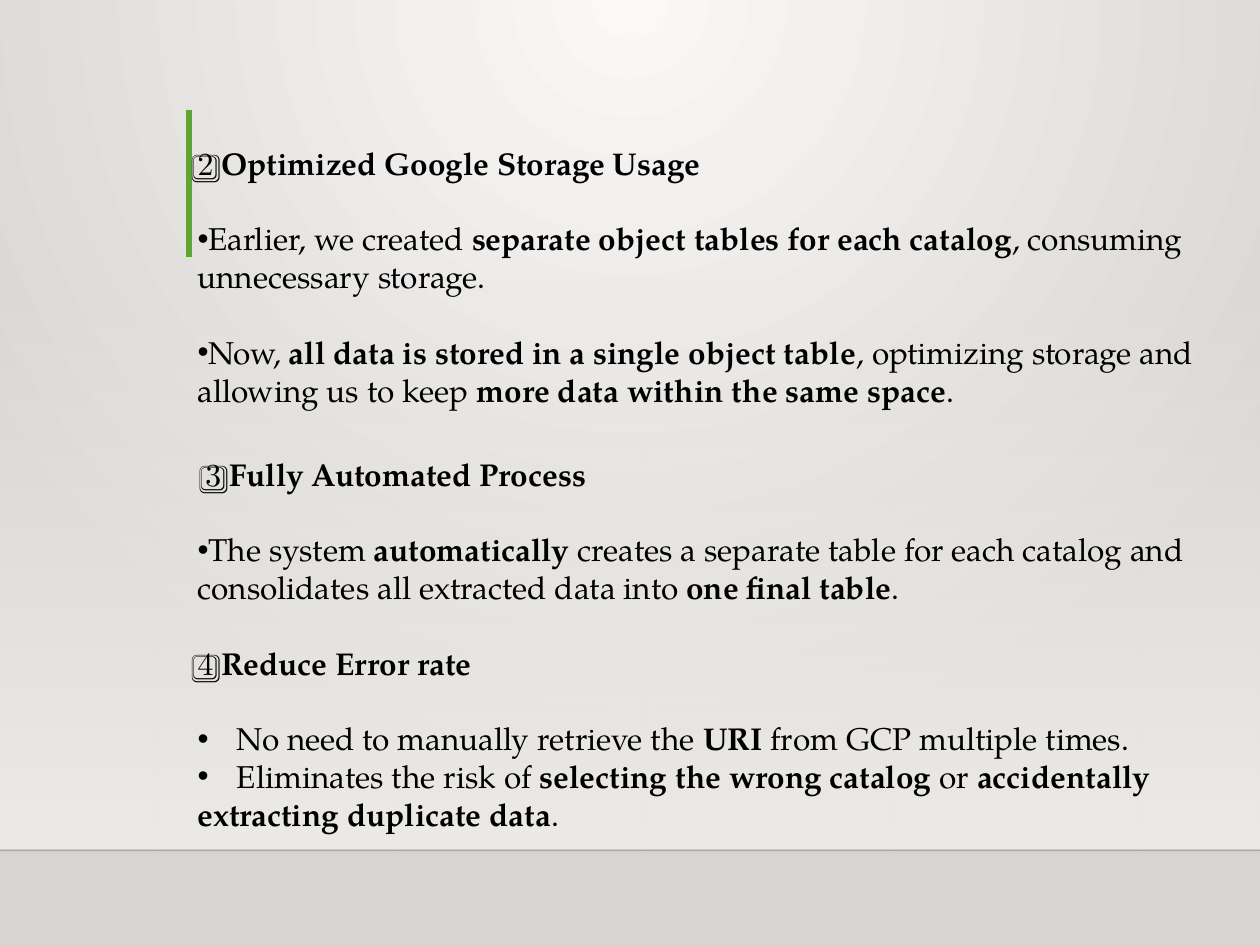
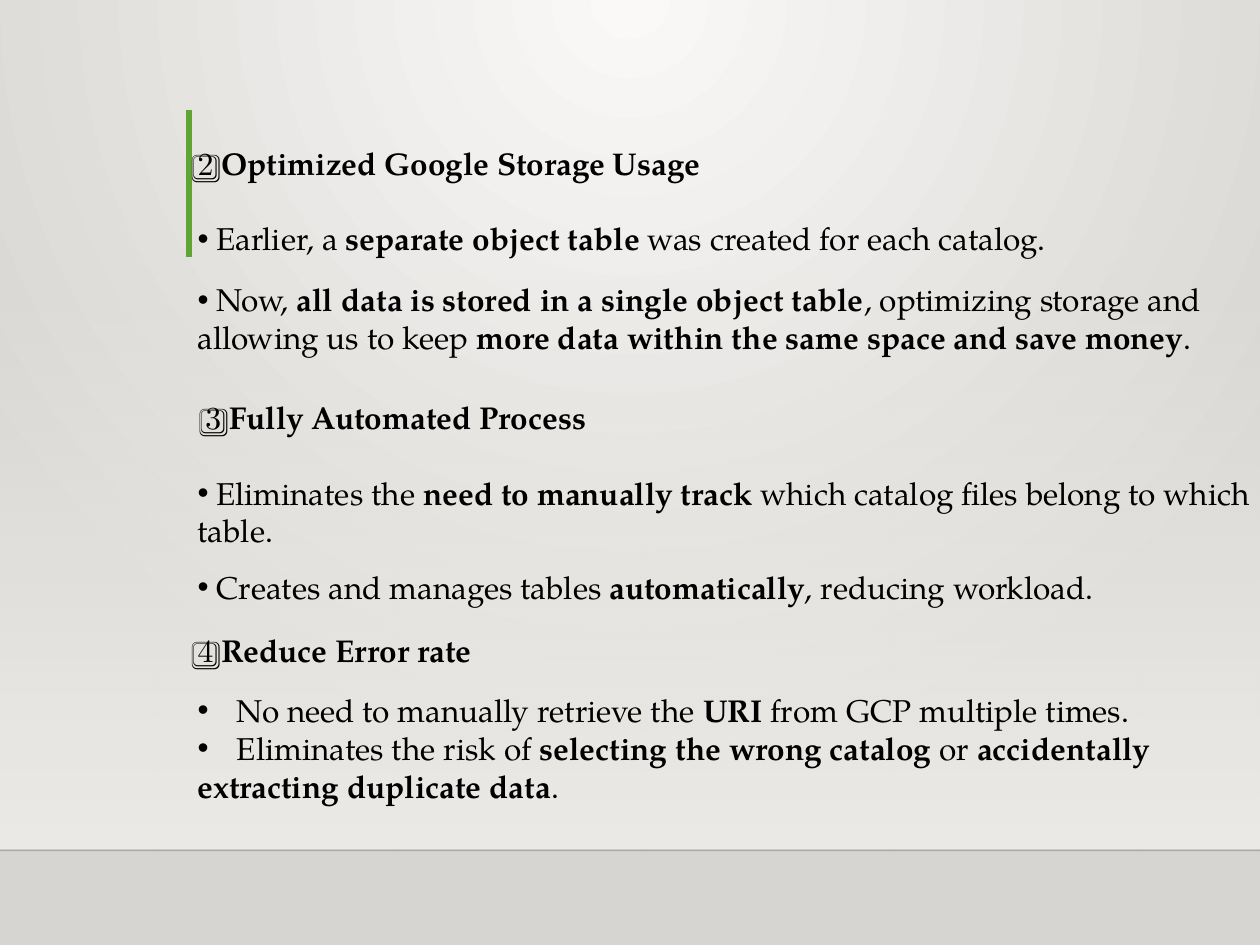
Before and after one commit to mkaushik07/Achievements, a slide deck: slide 5 of Presentation for BigQuery Optimization.pptx. Drawn at 1260x945 pixels with LibreOffice and Linux fonts; fonts in the diff are those of the drawing; background and template pictures are left out. Boxes give left, top, right and bottom in pixels: in the first picture for what was removed or moved away, otherwise in the second. Text is boxed around its words. In the diff, an @@ line names an element or a change of style, - is before the commit and + after.

```diff
--- a/Presentation for BigQuery Optimization.pptx
+++ b/Presentation for BigQuery Optimization.pptx
@@ text at (216, 227, 1045, 259): text changed @@
-• Earlier, we created separate object tables for each catalog, consuming unnecessary storage.
+• Earlier, a separate object table was created for each catalog.
@@ text at (198, 316, 1191, 358): text changed @@
-allowing us to keep more data within the same space.
+allowing us to keep more data within the same space and save money.
@@ text at (198, 482, 1250, 608): text changed @@
-• The system automatically creates a separate table for each catalog and consolidates all extracted data into one final table.
+• Eliminates the need to manually track which catalog files belong to which
+table.
+• Creates and manages tables automatically, reducing workload.
```
Also in this commit, not shown: 3 other slides changed, 2 slides added, 1 slide removed.
